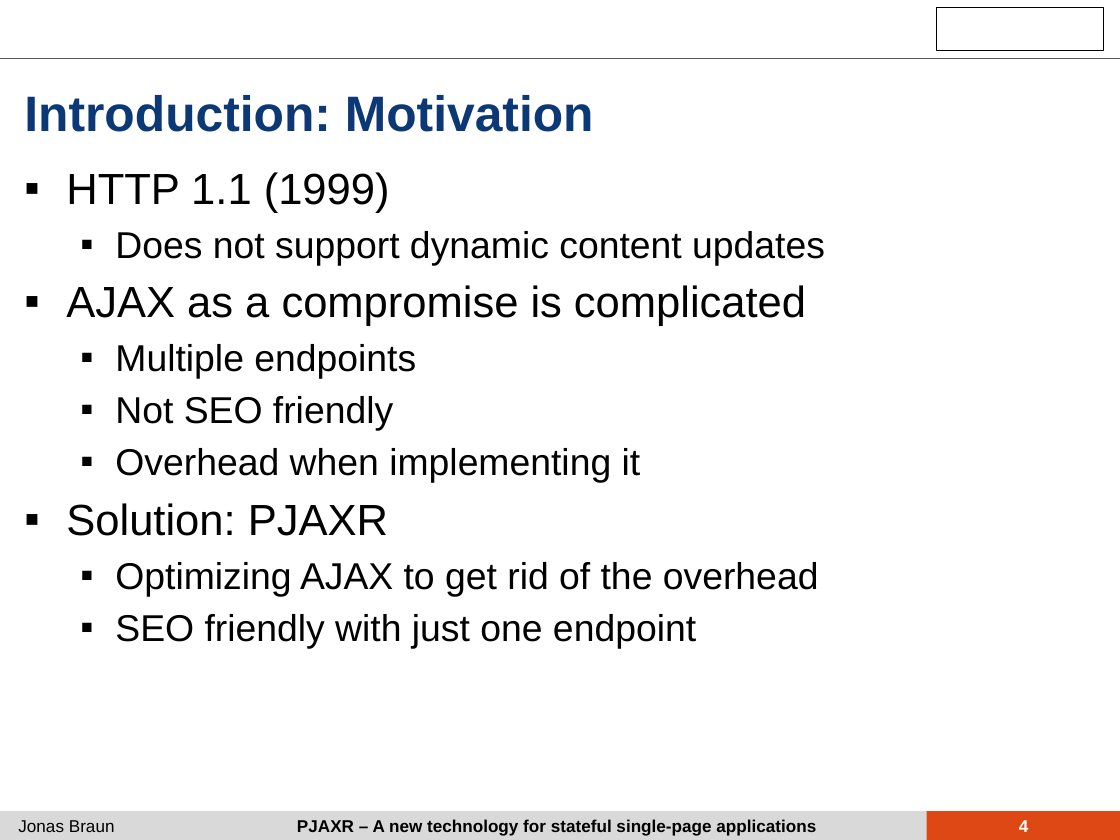
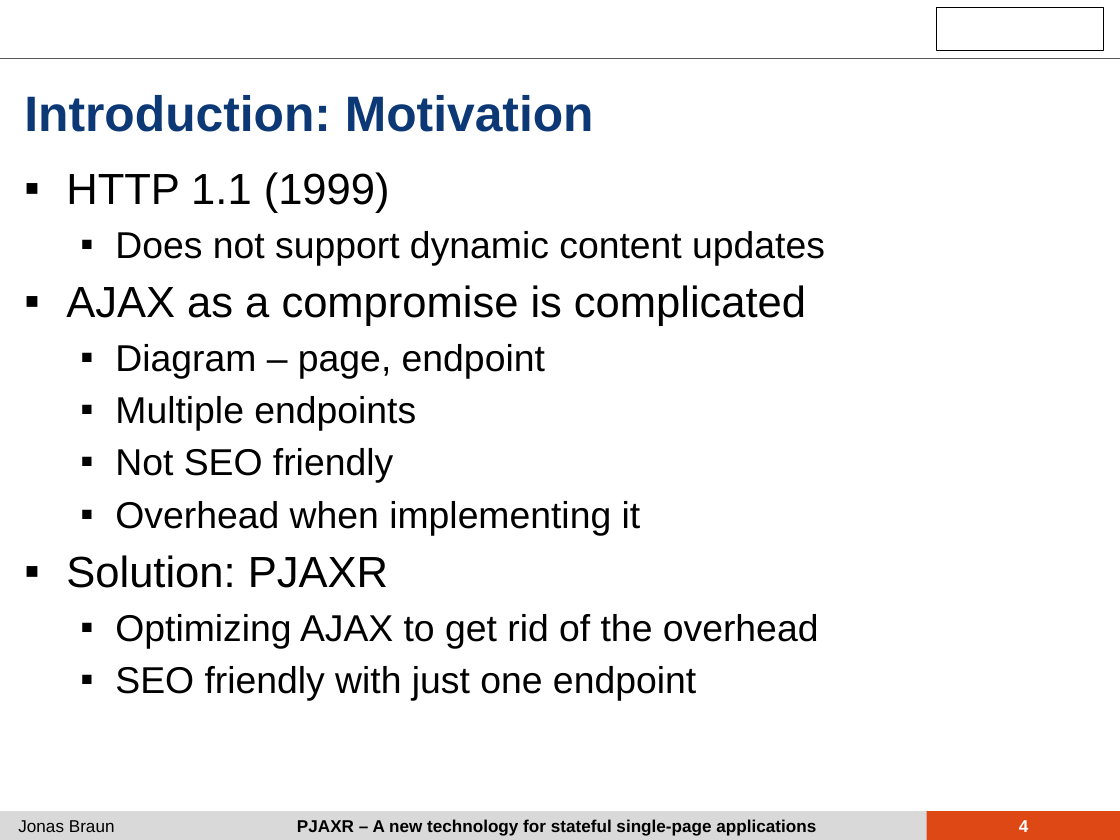
Before and after one commit to iekadou/bachelor-thesis, a slide deck: slide 4 of colloquium/colloquium.pptx. Drawn at 1120x840 pixels with LibreOffice and Linux fonts; fonts in the diff are those of the drawing; background and template pictures are left out. Boxes give left, top, right and bottom in pixels: in the first picture for what was removed or moved away, otherwise in the second. Text is boxed around its words. In the diff, an @@ line names an element or a change of style, - is before the commit and + after.

```diff
--- a/colloquium/colloquium.pptx
+++ b/colloquium/colloquium.pptx
@@ text at (x1=115, y1=344, x2=545, y2=379): paragraph added @@
+  ▪ Diagram – page, endpoint
```
Also in this commit, not shown: 4 other slides changed, 54 other files.
